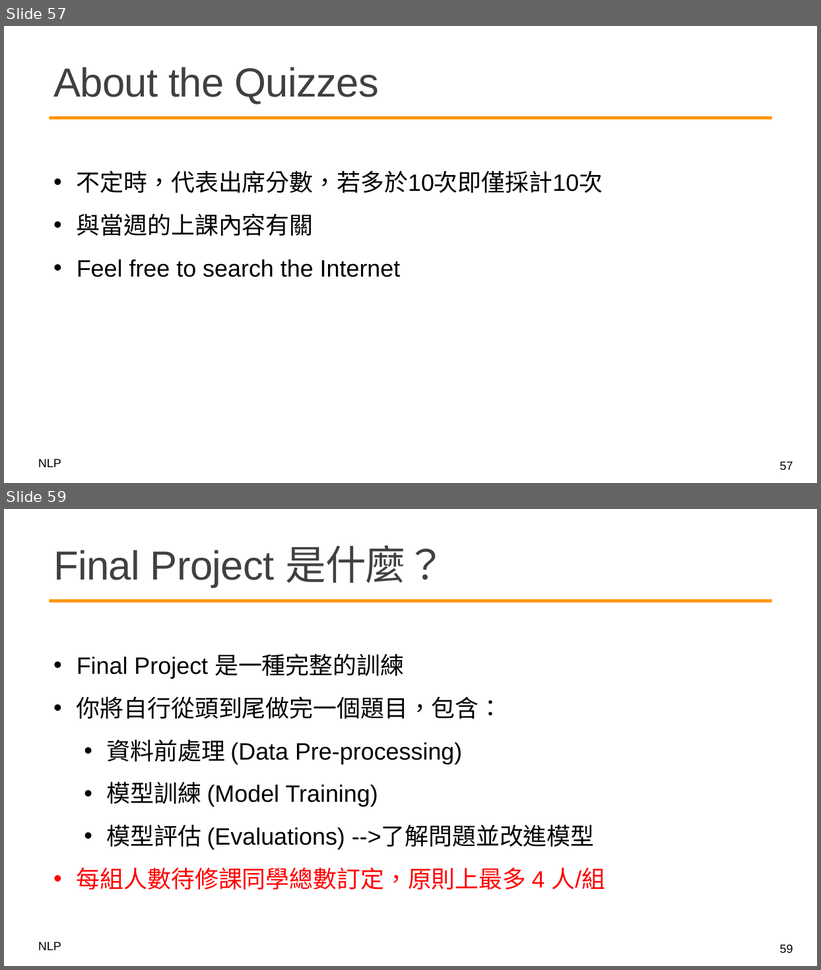
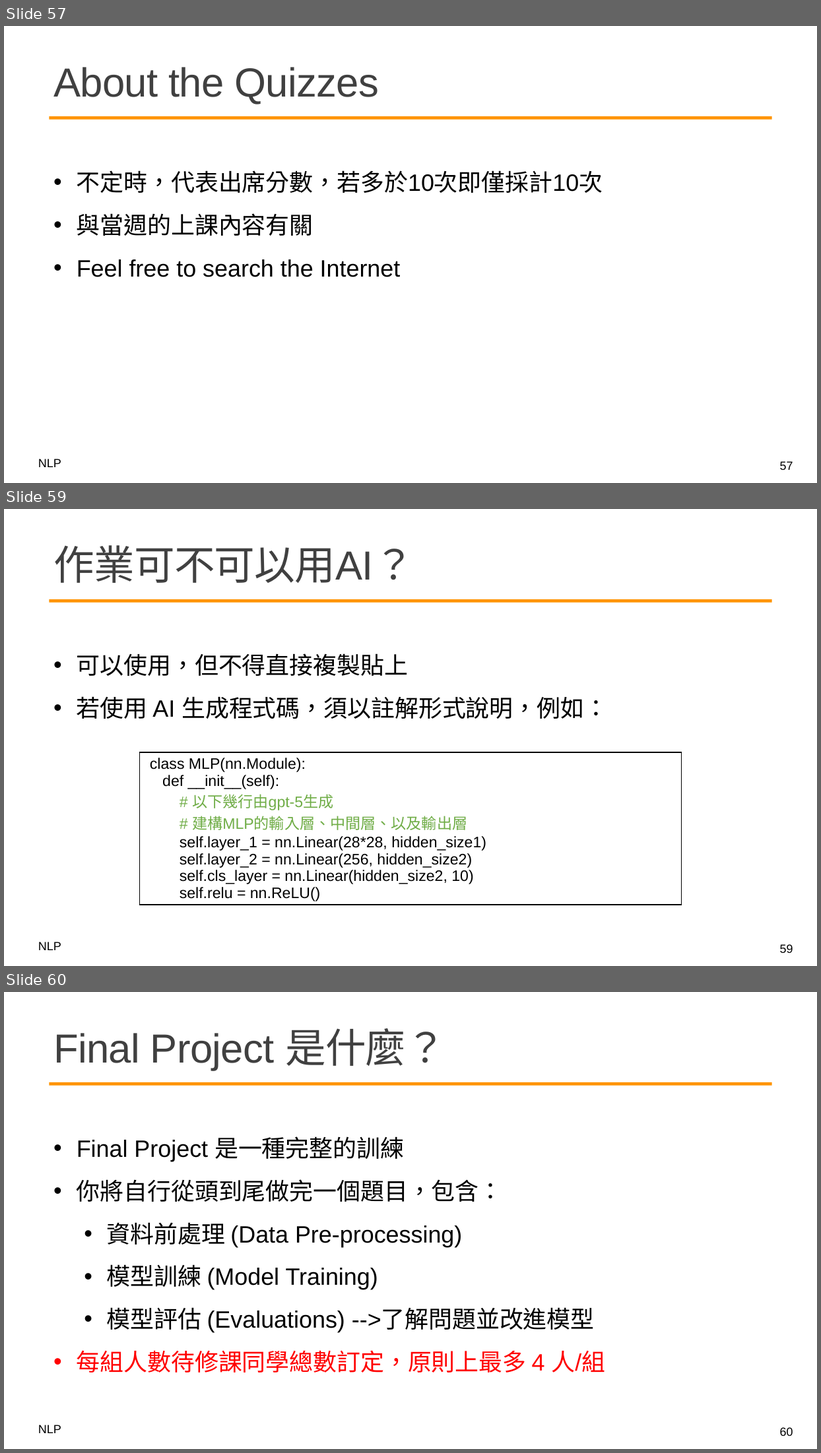
Before and after one commit to mcps5601/CGUNLP_2026_Spring, a slide deck: slides/w1_intro_0223.pptx. Shown one above the other, each under a label of ours: slides 57 and 59 before the commit, slides 57, 59 and 60 after it; the slides between them are not shown. The pictures are 821x970 and 821x1453 pixels, drawn with LibreOffice and Linux fonts; fonts in the diff are those of the drawing; background and template pictures are left out. Boxes give left, top, right and bottom in pixels: in the first picture for what was removed or moved away, otherwise in the second. Text is boxed around its words. In the diff, an @@ line names an element or a change of style, - is before the commit and + after.

```diff
--- a/slides/w1_intro_0223.pptx
+++ b/slides/w1_intro_0223.pptx
@@ slide 59 added at box(4, 509, 817, 966), background #FFFFFF; not listed: 2 template elements that a slide beside it also shows @@
@@ title added at box(54, 545, 414, 583), 48 pt, text #404040 @@
+作業可不可以用AI？
@@ text added at box(77, 654, 608, 719), 28 pt, text #000000 @@
+• 可以使用，但不得直接複製貼上
+• 若使用 AI 生成程式碼，須以註解形式說明，例如：
@@ table added at box(139, 753, 682, 905), 1 rows, 1 columns @@
+class MLP(nn.Module): / def __init__(self): / # 以下幾行由gpt-5生成 / # 建構MLP的輸入層、中間層、以及輸出層 / self.layer_1 = nn.Linear(28*28, hidden_size1) / self.layer_2 = nn.Linear(256, hidden_size2) / self.cls_layer = nn.Linear(hidden_size2, 10) / self.relu = nn.ReLU()
@@ page number added at box(780, 945, 793, 953), 14 pt, text #000000 @@
+59
@@ what was slide 59 is now slide 60 @@
@@ page number at box(780, 1428, 793, 1436): text changed @@
-59
+60
```
Also in this commit, not shown: 1 slide changed, 1 other file.
